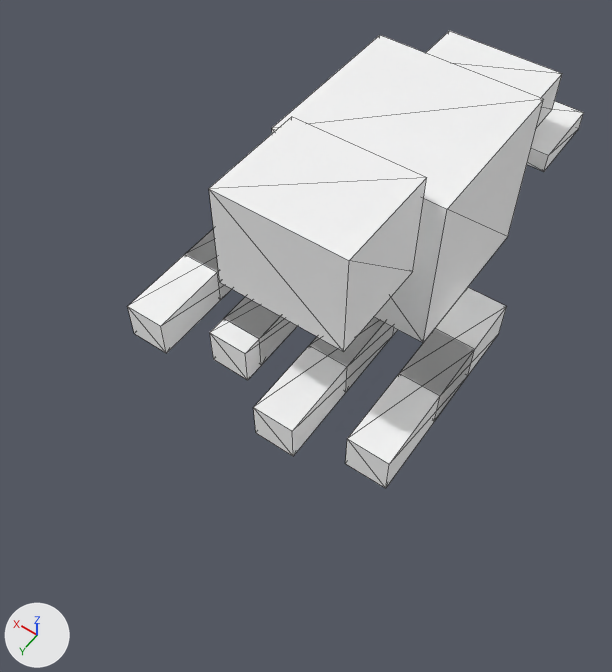
A saved change to the glTF model models/creatures/octopus/model.gltf.
Camera for both pictures: a camera (50 mm lens) standing at (-0.814, 1.593, 1.973) and looking at (0.006, 0.445, 0.168). Every picture has the same lights, and +X, +Y and +Z are marked at lower left. The older version comes first. Mesh edges are drawn as thin lines. Vertices at exactly the same position are counted once.

Script lines for the objects in view, before the commit:
```python
me_mesh_0 = bpy.data.meshes.new('Mesh_0')
me_mesh_0.from_pydata(...)  # 120 vertices, 180 faces; spans x -0.375..0.5, y -0.688..0.688, z 0.0..0.688
# faces by material slot: [48, 12, 24, 96]
me_mesh_0.materials.append(mat_body)  # white #ffffff
me_mesh_0.materials.append(mat_face)  # white #ffffff
me_mesh_0.materials.append(mat_wing)  # white #ffffff
me_mesh_0.materials.append(mat_leg)  # white #ffffff
ob_mesh = bpy.data.objects.new('mesh', me_mesh_0)
ob_mesh.location = (0.0, 0.0, 0.0)
```
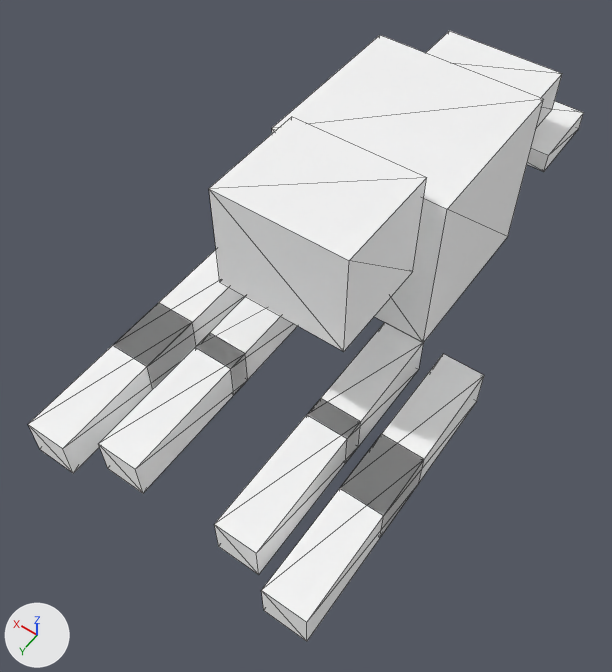
What differs and where, as boxes (x1, y1, x2, y2) in the pictures (612 x 672 px; the box of a moved part takes in the faces that stretch with it):
'mesh', reshaped (22% wider, 33% taller): before (127, 31, 584, 488); after (28, 31, 584, 641)
part 1 of me_mesh_0, moved or reshaped: before (253, 317, 394, 456); after (340, 354, 484, 538)
part 2 of me_mesh_0, moved or reshaped: before (224, 297, 297, 365); after (114, 250, 245, 389)
part 3 of me_mesh_0, moved or reshaped: before (312, 317, 398, 389); after (214, 400, 360, 575)
part 4 of me_mesh_0, added: after (261, 488, 383, 641)
part 5 of me_mesh_0, added: after (28, 345, 153, 473)
part 6 of me_mesh_0, deleted: before (186, 228, 231, 299)
part 7 of me_mesh_0, deleted: before (127, 229, 230, 353)
part 8 of me_mesh_0, deleted: before (401, 287, 506, 420)
part 9 of me_mesh_0, moved or reshaped: before (210, 298, 474, 488); after (99, 297, 423, 493)

The change, as a diff of the scene's bpy script:
```diff
--- a/models/creatures/octopus/model.gltf.py
+++ b/models/creatures/octopus/model.gltf.py
@@ me_mesh_0 @@
 # used by ob_mesh; location = (0.0, 0.0, 0.0)
-me_mesh_0.from_pydata(...)  # 120 vertices, 180 faces; spans x -0.375..0.5, y -0.688..0.688, z 0.0..0.688
+me_mesh_0.from_pydata(...)  # 118 vertices, 180 faces; spans x -0.438..0.438, y -0.688..1.062, z 0.0..0.688
+# me_mesh_0 part 1: the loose piece of 8 vertices spanning x -0.125..0.0, y 0.188..0.688, z 0.0..0.125 is moved by (-0.312, 0.062, 0.0), in mat_body (white #ffffff)
+# me_mesh_0 part 2: the loose piece of 8 vertices spanning x 0.125..0.25, y 0.0..0.5, z 0.0..0.125 is moved by (0.188, 0.25, 0.0), in mat_body (white #ffffff)
+# me_mesh_0 part 3: the loose piece of 8 vertices spanning x -0.125..0.0, y 0.0..0.438, z 0.0..0.125 is moved by (-0.125, 0.562, 0.0), in mat_body (white #ffffff)
+# me_mesh_0 part 4: a new loose piece, a box spanning x -0.438..-0.312, y 0.562..1.062, z 0.0..0.125, in mat_body (white #ffffff)
+# me_mesh_0 part 5: a new loose piece, a box spanning x 0.312..0.438, y 0.562..1.062, z 0.0..0.125, in mat_body (white #ffffff)
+# me_mesh_0 part 6: the loose piece of 8 vertices spanning x 0.375..0.5, y 0.0..0.375, z 0.0..0.125 is deleted
+# me_mesh_0 part 7: the loose piece of 8 vertices spanning x 0.375..0.5, y 0.188..0.625, z 0.0..0.125 is deleted
+# me_mesh_0 part 8: the loose piece of 8 vertices spanning x -0.375..-0.25, y 0.0..0.375, z 0.0..0.125 is deleted
+# me_mesh_0 part 9
+# 10 vertices are removed from x -0.375..0.25, y 0.188..0.625, z 0.0..0.125
+# 24 faces are deleted
+# 16 vertices are added at x -0.25..0.25, y 0.25..1.0, z 0.0..0.125
+# 36 new faces join them
 me_mesh_0.materials.append(mat_body)
-me_mesh_0.materials.append(mat_face)  # white #ffffff
-me_mesh_0.materials.append(mat_wing)  # white #ffffff
-me_mesh_0.materials.append(mat_leg)  # white #ffffff
```
